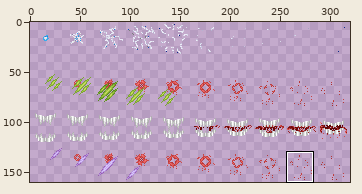
Sprite sheet, stored at Resources/AwesomeGuns/Weapons/SPRITES/Hits.gif. The picture above shows the old version from afar; the outline marks the close-up.
Close-up. Before the commit:
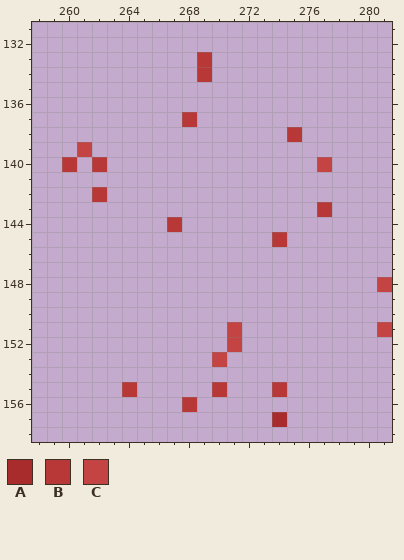
The file is 320x160 pixels. Colours within 5 levels of each other are drawn and written as one. Shown: x 258..281, y 131..158. The commit also changed other parts of the picture, which this record leaves out.
Palette (. is transparent): A #a82c2c  B #b83838  C #c44444
Pixels before, first column x 260:
133 .........B............
134 .........B............
135 ......................
136 ......................
137 ........B.............
138 ...............B......
139 .C....................
140 B.B..............C....
141 ......................
142 ..B...................
143 .................B....
144 .......B..............
145 ..............B.......
146 ......................
147 ......................
148 .....................C
149 ......................
150 ......................
151 ...........C.........C
152 ...........C..........
153 ..........C...........
154 ......................
155 ....B.....B...B.......
156 ........B.............
157 ..............A.......
Once edited:
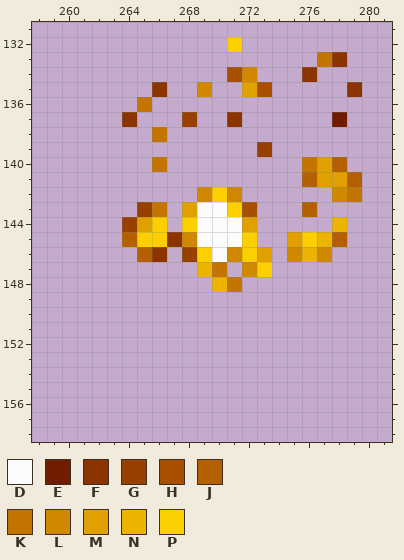
Colours new in this view: D #fcfcfc  E #701c00  F #8c3400  G #984000  H #a85000  J #b46000  K #c47400  L #d08800  M #e0a000  N #ecb400  P #fcd000
The edit:
Colour D now appears in row 143 at x 269 to 270; in rows 144 to 145 at x 269 to 271; in row 146 at x 270.
Colour E now appears in row 137 at x 278.
Colour F now appears in row 133 at x 278; in row 134 at x 276; in row 135 at x 266 and 279; in row 137 at x 264 and 271; in row 145 at x 267; in row 146 at x 266.
Colour G now appears in row 139 at x 273; in row 143 at x 265; in row 144 at x 264; in row 146 at x 268.
The author changed colour B to colour G in row 137 at x 268.
Colour H now appears in row 134 at x 271; in row 135 at x 273; in row 143 at x 272.
Colour J now appears in row 140 at x 278; in row 141 at x 276 and 279; in row 143 at x 276; in row 145 at x 264 and 278; in row 146 at x 265.
Colour K now appears in row 133 at x 277; in row 136 at x 265; in row 138 at x 266; in row 140 at x 266 and 276; in row 142 at x 279; in row 143 at x 266.
Colour K now appears in row 147 at x 270; in row 148 at x 271.
Colour L now appears in row 134 at x 272; in row 135 at x 269; in row 142 at x 269, 271 and 278; in row 145 at x 268; in row 146 at x 271, 275 and 277; in row 147 at x 272.
Colour M now appears in row 135 at x 272; in row 141 at x 277 to 278; in row 143 at x 268; in row 144 at x 265 and 272; in row 145 at x 275; in row 146 at x 273.
The author changed colour C to colour M in row 140 at x 277.
Colour N now appears in row 144 at x 278; in row 145 at x 277; in row 146 at x 276; in row 147 at x 269; in row 148 at x 270.
Colour P now appears in row 132 at x 271; in row 142 at x 270; in row 143 at x 271; in row 144 at x 266 and 268; in row 145 at x 265 to 266, 272 and 276; in row 146 at x 269 and 272.
Colour P now appears in row 147 at x 273.
Colour A is gone in row 157 at x 274.
Colour B is gone in rows 133 to 134 at x 269; in row 138 at x 275; in row 140 at x 260 and 262; in row 142 at x 262; in row 143 at x 277; in row 144 at x 267.
Colour B is gone in row 145 at x 274; in row 155 at x 264, 270 and 274; in row 156 at x 268.
Colour C is gone in row 139 at x 261; in row 148 at x 281; in row 151 at x 271 and 281; in row 152 at x 271; in row 153 at x 270.
Where, in picture pixels (left, top, right, bottom), the same in both close-ups:
changed: (62, 37, 392, 427)
